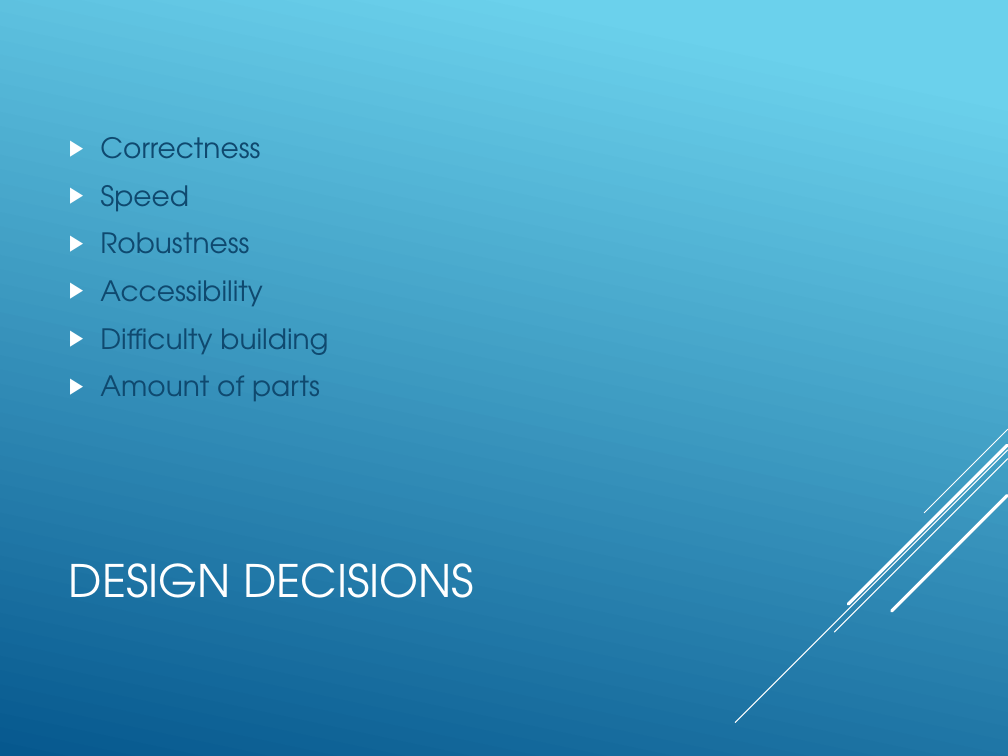
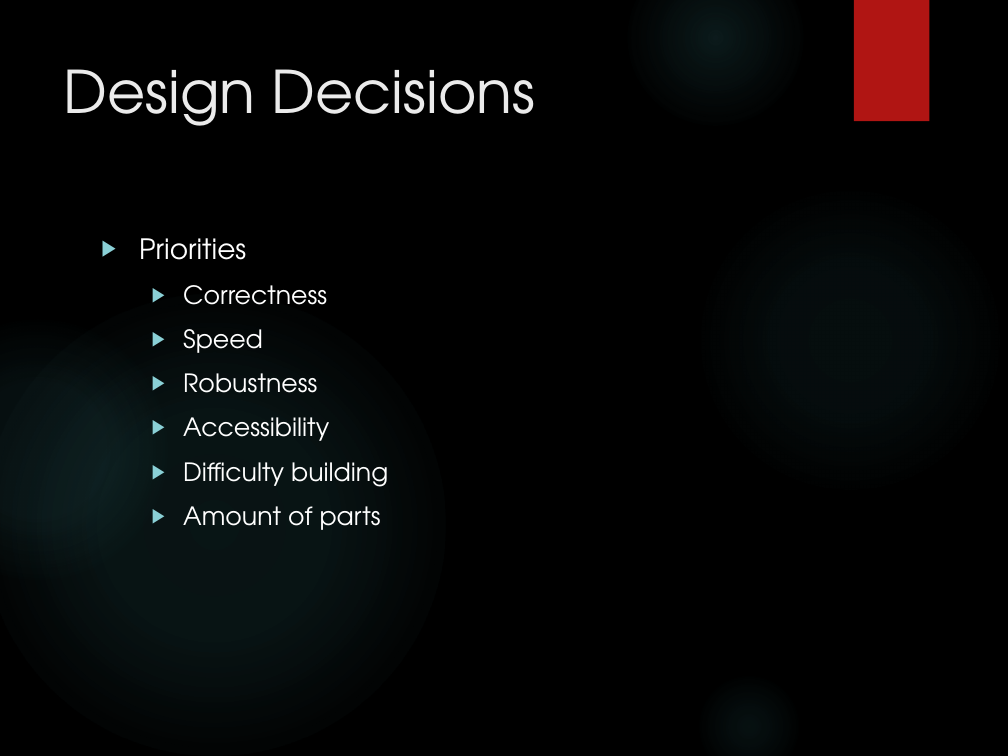
Before and after one commit to Boelensman1/DBL-Embedded-Systems, a slide deck: slide 5 of Mid-term presentation/DBL Embedded Systems.pptx. Drawn at 1008x756 pixels with LibreOffice and Linux fonts; fonts in the diff are those of the drawing; background and template pictures are left out. Boxes give left, top, right and bottom in pixels: in the first picture for what was removed or moved away, otherwise in the second. Text is boxed around its words. In the diff, an @@ line names an element or a change of style, - is before the commit and + after.

```diff
--- a/Mid-term presentation/DBL Embedded Systems.pptx
+++ b/Mid-term presentation/DBL Embedded Systems.pptx
@@ background gradient #6ED2EB to #06588E to picture (left out) @@
@@ ellipse added at (627,0,803,126), fill gradient #50B9C1 @@
@@ rectangle added at (854,0,929,121), fill #B01513 @@
@@ title "Design Decisions" at (63,69,536,126): vertical alignment middle to top @@
@@ title at (63,69,536,126): text changed; size 32 to 42 pt; text colour #FFFFFF to #EBEBEB @@
-DESIGN DECISIONS
+Design Decisions
@@ ellipse added at (695,184,1005,495), fill gradient #50B9C1 @@
@@ text "Priorities": place and size @@
-text "Priorities" at (100,137,328,401)
+text "Priorities" at (139,238,388,530)
@@ text "Priorities" at (139,238,388,530): vertical alignment middle to top @@
@@ text at (139,238,246,260): paragraph added @@
+▶ Priorities
@@ ellipse added at (0,294,445,756), fill gradient #50B9C1 @@
@@ text at (183,285,388,530): size 20 to 18 pt, text colour #0F496F to #FFFFFF in "Correctness", "Speed", "Robustness", "Accessibility" and 2 more places; list level 1 to 2 in "Correctness"; bullet colour #FFFFFF to #8AD0D6; list level 1 to 2 in "Speed"; list level 1 to 2 in "Robustness"; list level 1 to 2 in "Accessibility"; list level 1 to 2 in "Difficulty building"; list level 1 to 2 in "Amount of parts" @@
@@ ellipse added at (0,320,167,580), fill gradient #50B9C1 @@
@@ group removed at (736,429,1008,723): 5 lines @@
@@ ellipse added at (695,672,803,756), fill gradient #50B9C1 @@
```
Also in this commit, not shown: 5 other slides changed, 3 other files.
